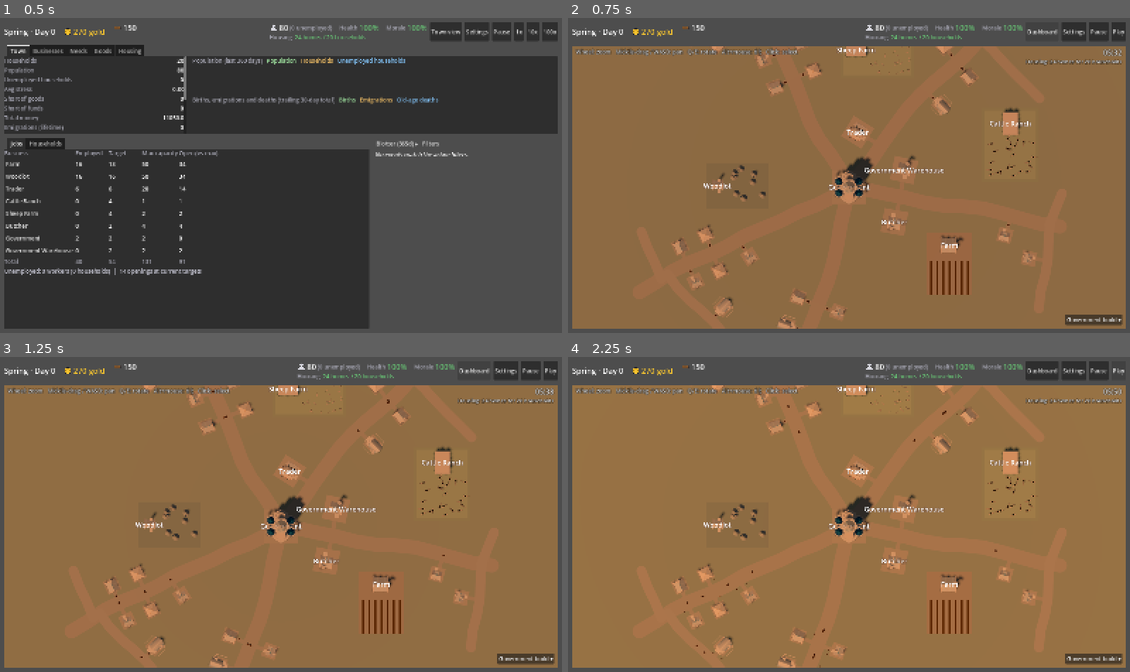
Above: before the commit, frames 1-4 (two rows, left to right).
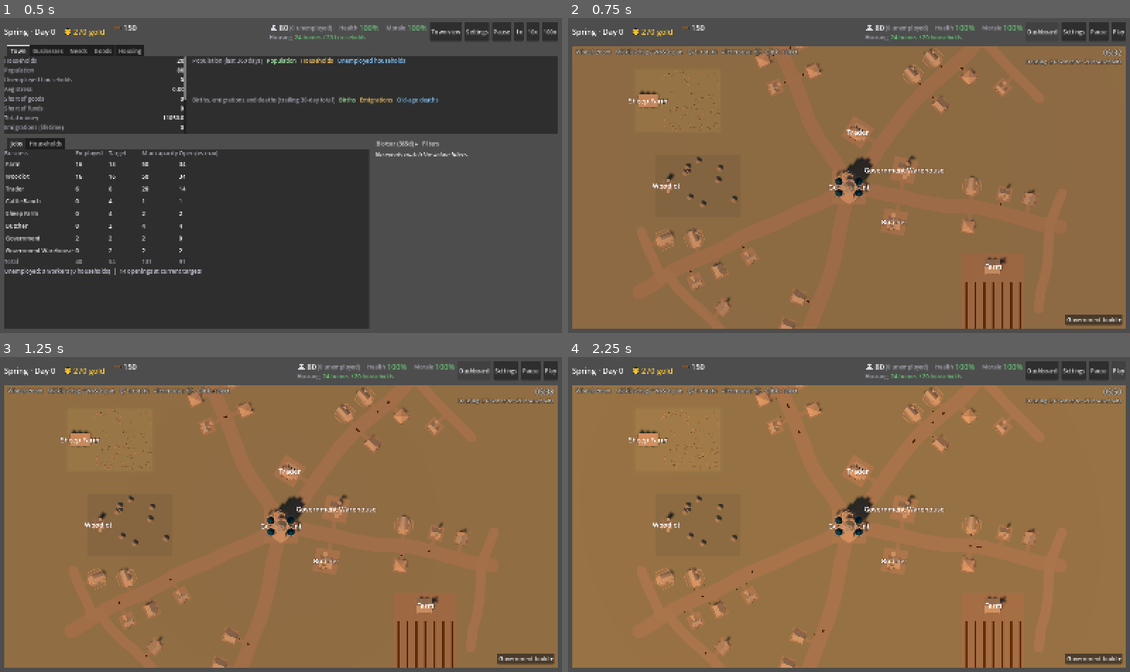
Above: after the commit, the same moments.

Repository: forsman5/sitka
Game: Godot game, scene res://scenes/sim/he_dashboard.tscn
Two runs of this game, one before a commit and one after it. Both use one fixed random seed, a clock stepped at 60 frames per second and the inputs below. This scene is started directly instead of the project's main scene.
Inputs:
- Up to frame 1 (0.5 s): no input
- Up to frame 2 (0.75 s): click "Town view" at 0.5 s
- Up to frame 3 (1.25 s): no input
- Up to frame 4 (2.25 s): click "Play" at 1.25 s; click "Play" at 2 s

Frame 1 is identical in both runs. In frame 2, 3.4% of the frame differs, in the area x 10-84%, y 8-99%; in frame 3, 3.5%; in frame 4, 3.6%.

Commit message:
Town view: bigger field and pasture plots, higher herd render caps
Field 22x16 -> 30x22, pasture 26x20 -> 32x24 (zone bands widened to fit);
render caps sheep 40 -> 80, cattle 24 -> 40. Sim acreage unchanged.

Co-Authored-By: Claude Sonnet 5.5 <noreply@anthropic.com>

Diff:
--- a/scripts/sim/household_economy/he_livestock.gd
+++ b/scripts/sim/household_economy/he_livestock.gd
@@ -20,8 +20,8 @@
 const HETownLayout = preload("res://scripts/sim/household_economy/he_town_layout.gd")
 
 const SPECIES := {
-	"Sheep": {"model": "res://assets/models/animals/Sheep.fbx", "length": 1.3, "speed": 1.2, "cap": 40, "rep": 1.5},
-	"Cattle": {"model": "res://assets/models/animals/Cow.fbx", "length": 2.4, "speed": 0.9, "cap": 24, "rep": 2.6},
+	"Sheep": {"model": "res://assets/models/animals/Sheep.fbx", "length": 1.3, "speed": 1.2, "cap": 80, "rep": 1.5},
+	"Cattle": {"model": "res://assets/models/animals/Cow.fbx", "length": 2.4, "speed": 0.9, "cap": 40, "rep": 2.6},
 }
 ## Same weights as OnFootSheep's Flocking group.
 const FLOCK_K := 10
--- a/scripts/sim/household_economy/he_town_layout.gd
+++ b/scripts/sim/household_economy/he_town_layout.gd
@@ -69,8 +69,8 @@
 const ZONE_SPECS := {
 	ZONE_CIVIC: {"footprint": Vector2(14.0, 14.0), "radius": Vector2(0.0, 0.0)},
 	ZONE_TOWN: {"footprint": Vector2(10.0, 10.0), "radius": Vector2(13.0, 26.0)},
-	ZONE_FIELD: {"footprint": Vector2(22.0, 16.0), "radius": Vector2(28.0, 48.0)},
-	ZONE_PASTURE: {"footprint": Vector2(26.0, 20.0), "radius": Vector2(46.0, 66.0)},
+	ZONE_FIELD: {"footprint": Vector2(30.0, 22.0), "radius": Vector2(30.0, 72.0)},
+	ZONE_PASTURE: {"footprint": Vector2(32.0, 24.0), "radius": Vector2(58.0, 100.0)},
 	# Lots along the road frontage (see _make_frontage_candidates); no radius band.
 	ZONE_HOUSING: {"footprint": Vector2(6.0, 6.0)},
 }
